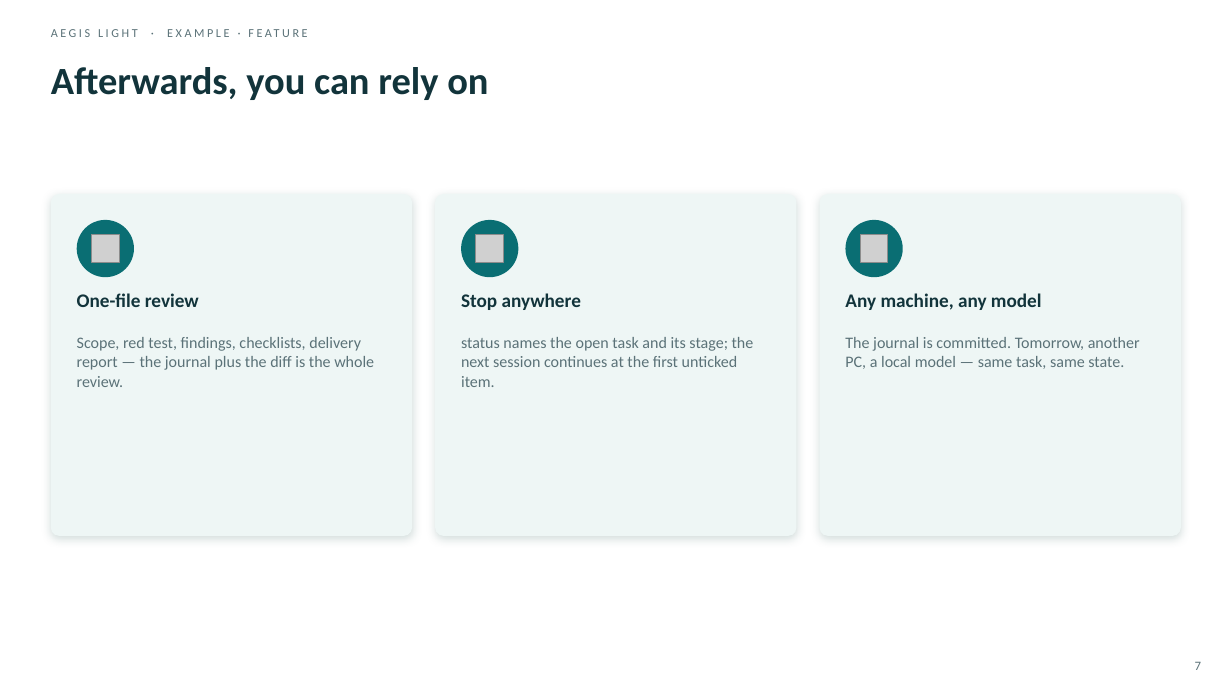
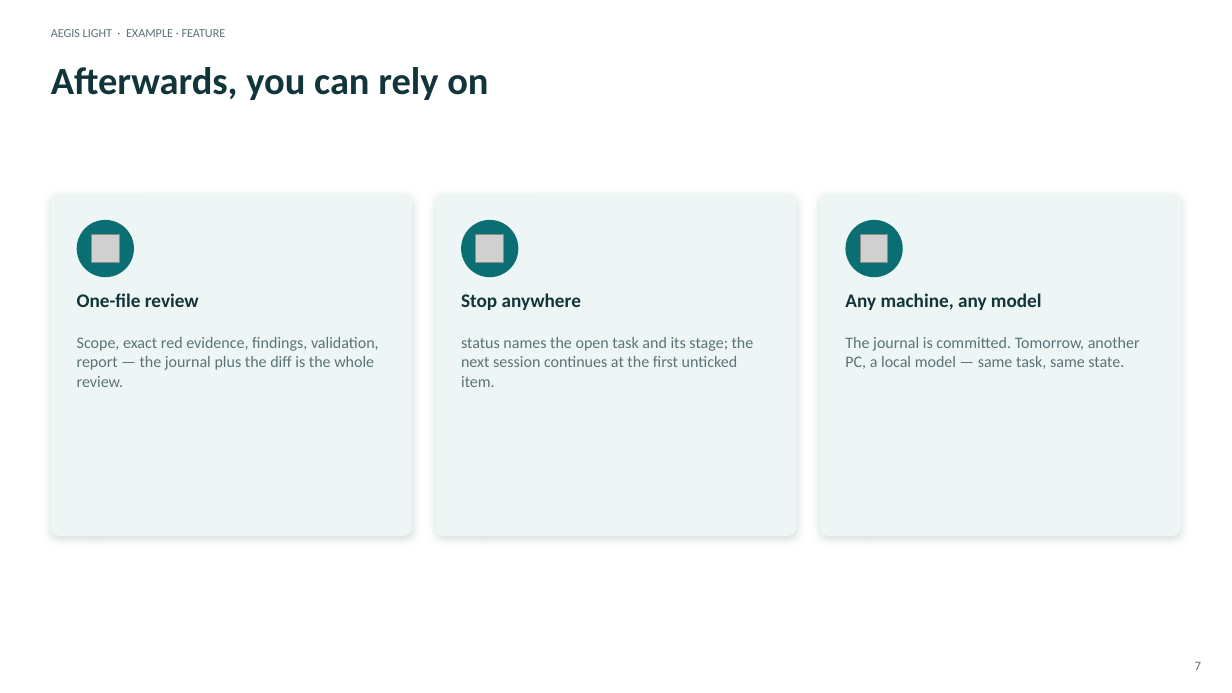
Before and after one commit to DDP-Engineering/Agentic_Engineering_Governance_Integrity_System, a slide deck: slide 7 of 06_SoftwareDocu/AEGIS-Light/03_Example_Feature.pptx. Drawn at 1232x693 pixels with LibreOffice and Linux fonts; fonts in the diff are those of the drawing; grey boxes stand for pictures. Boxes give left, top, right and bottom in pixels: in the first picture for what was removed or moved away, otherwise in the second. Text is boxed around its words. In the diff, an @@ line names an element or a change of style, - is before the commit and + after.

Commit message:
feat(aegis-light): add validate stage and reproducible red evidence
- record exact red test commands, non-zero exits, and expected failure reasons
- split candidate validation from publish-only delivery without a delivery zone
- update plans, tests, guides, and presentation companions for 0.3.0
- deploy the AEGIS Light 0.3.0 payload into this repository

```diff
--- a/06_SoftwareDocu/AEGIS-Light/03_Example_Feature.pptx
+++ b/06_SoftwareDocu/AEGIS-Light/03_Example_Feature.pptx
@@ text "AEGIS LIGHT · EXAMPLE · ..." at [51,29,226,37]: letter spacing 2 to 0 pt @@
@@ text at [77,337,379,387]: text changed @@
-Scope, red test, findings, checklists, delivery report — the journal plus the diff is the whole review.
+Scope, exact red evidence, findings, validation, report — the journal plus the diff is the whole review.
```
Also in this commit, not shown: 7 other slides changed, 49 other files.
